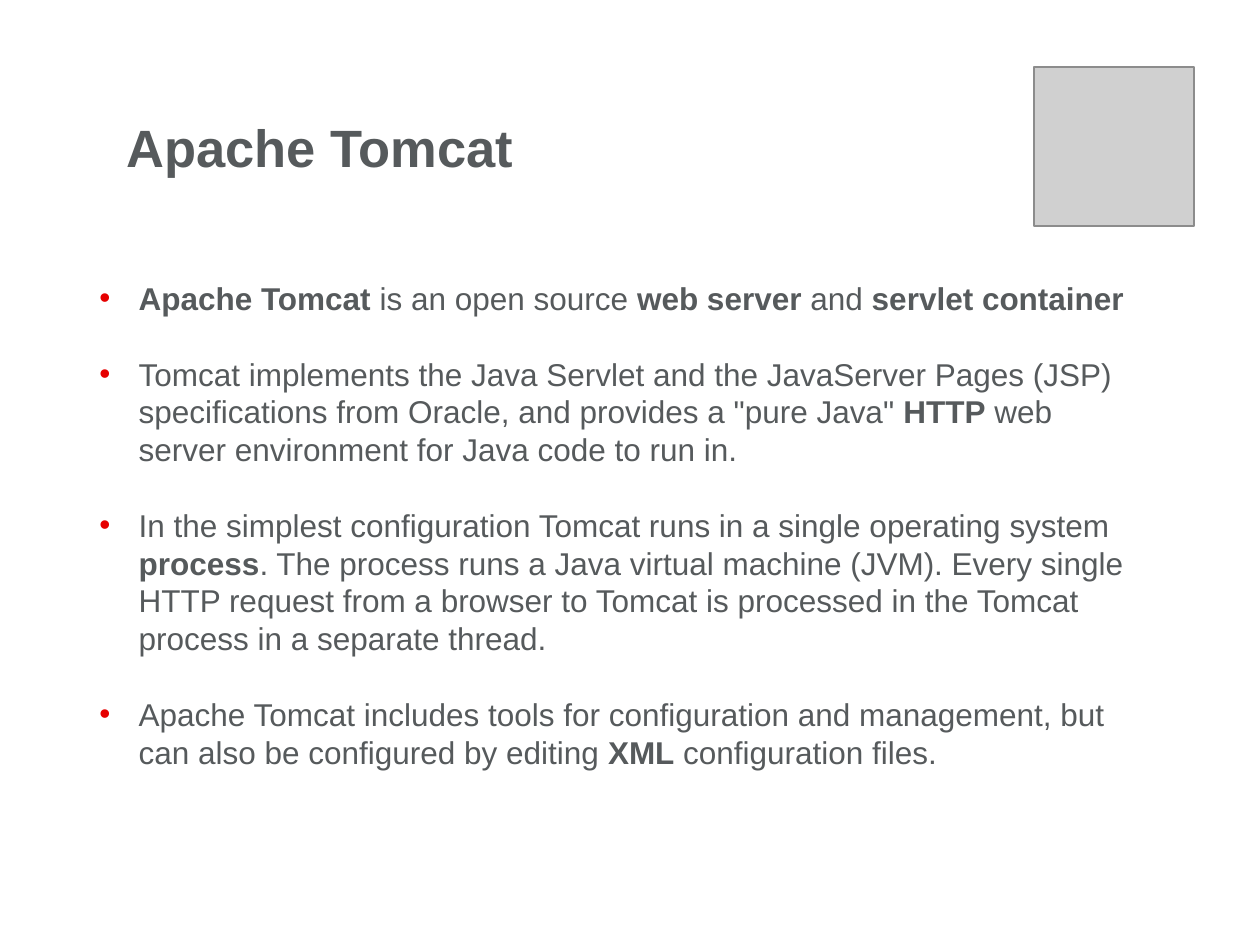
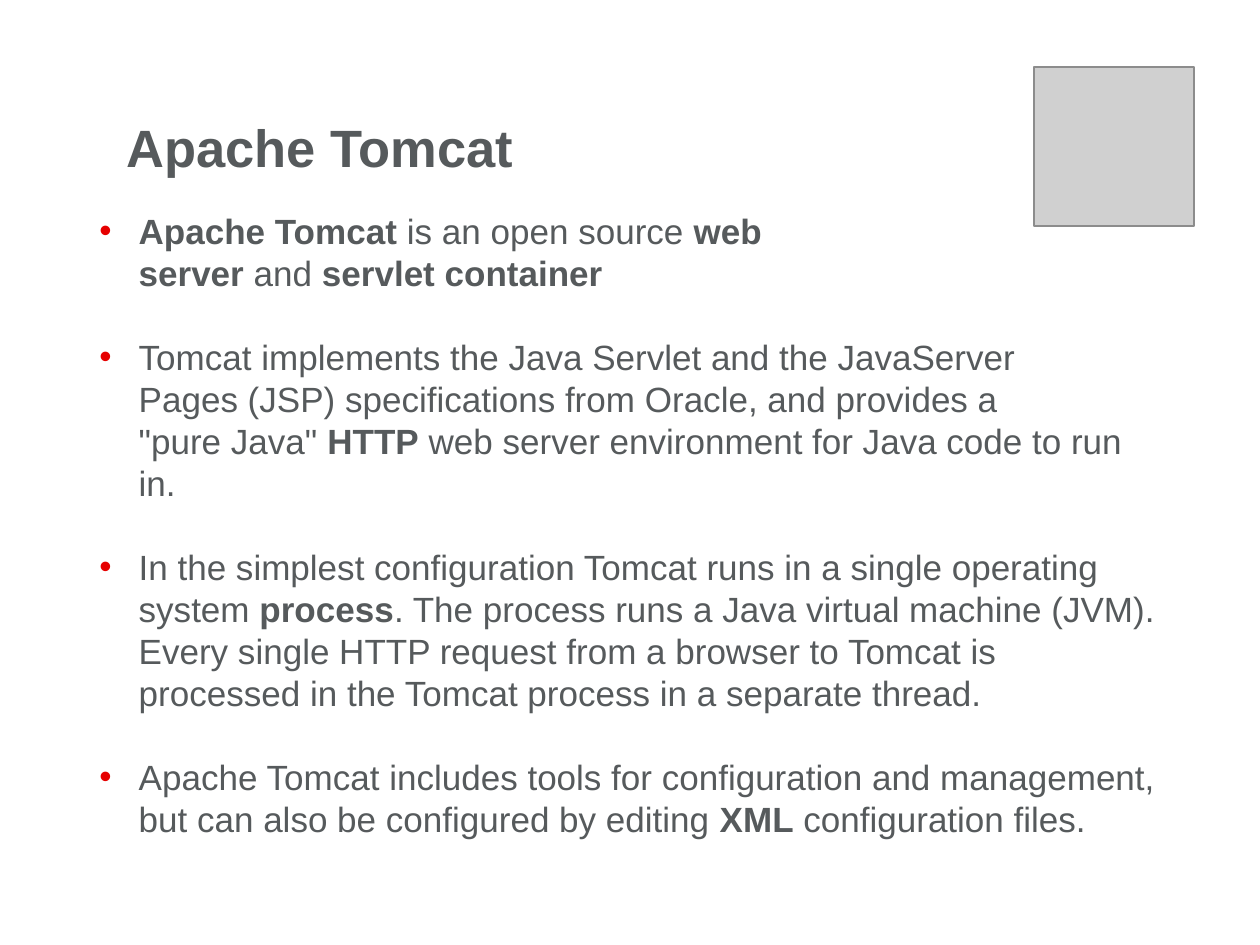
Before and after one commit to HighlandsWalker/JavaDocs, a slide deck: slide 13 of Servlets/Day1/Docs/Web Presentation-Part1.pptx. Drawn at 1260x945 pixels with LibreOffice and Linux fonts; fonts in the diff are those of the drawing; grey boxes stand for pictures; background and template pictures are left out. Boxes give left, top, right and bottom in pixels: in the first picture for what was removed or moved away, otherwise in the second. Text is boxed around its words. In the diff, an @@ line names an element or a change of style, - is before the commit and + after.

Commit message:
Day 1 Servlets

```diff
--- a/Servlets/Day1/Docs/Web Presentation-Part1.pptx
+++ b/Servlets/Day1/Docs/Web Presentation-Part1.pptx
@@ text "Apache Tomcat is an open ..." at bbox=[139, 218, 1154, 839]: size 18 to 20 pt @@
```
Also in this commit, not shown: 19 other slides changed, 28 other files.
